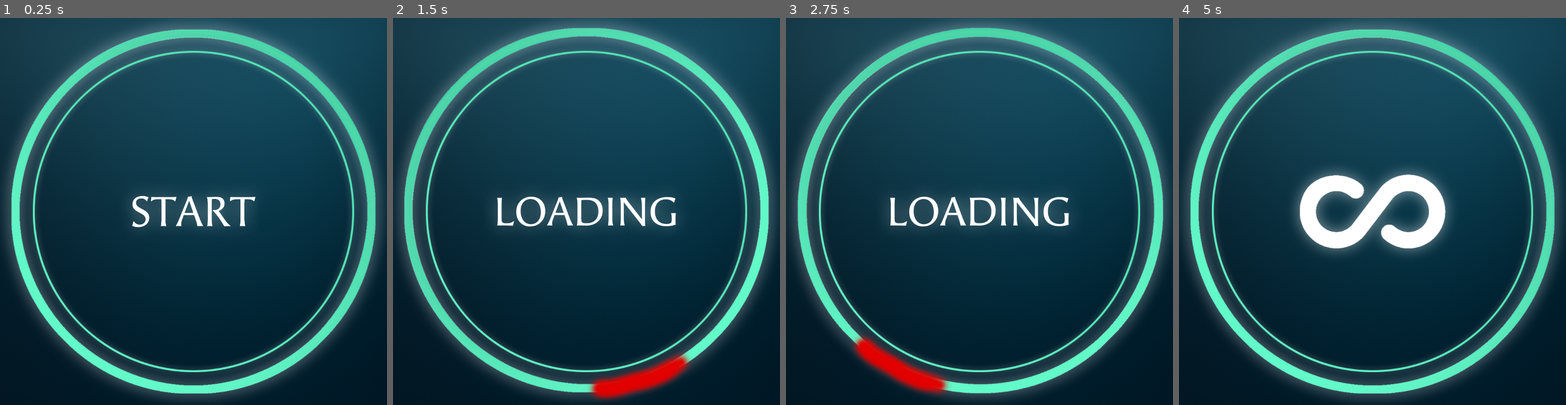
Above: before the commit, frames 1-4 (left to right).
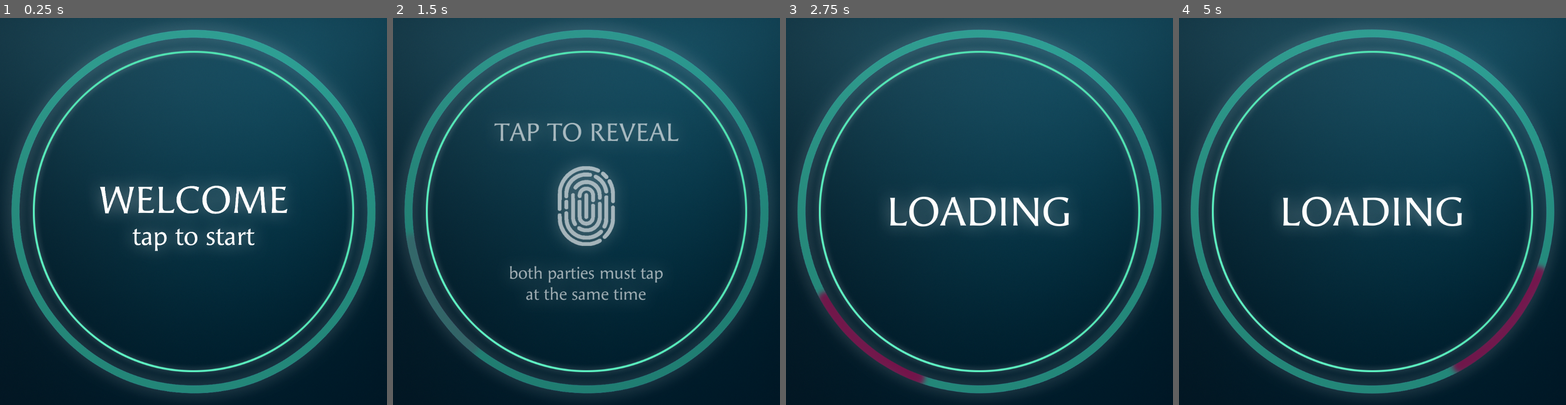
Above: after the commit, the same moments.

Repository: namda-on/jihunnid
Game: Godot game, scene res://scene/display_1.tscn
The game is run twice, just before and just after one commit, with the same random seed, the same clock (stepped at 60 frames per second) and the same inputs.
Inputs (mouse positions are in pixels of both pictures, inside the frame that each line leads up to):
- Up to frame 1 (0.25 s): no input
- Up to frame 2 (1.5 s): click (586, 215) at 0.5 s; click (586, 215) at 1.27 s
- Up to frame 3 (2.75 s): click (979, 215) at 2.02 s
- Up to frame 4 (5 s): move the mouse to (1457, 192) at 2.77 s; click (1457, 192) at 2.92 s; drag from (1295, 230) to (1353, 288) at 3.52 s; move the mouse to (1411, 126) at 4.27 s; click (1411, 126) at 4.42 s

The runs differ from the first frame. In frame 1, 11% of the frame differs, in the area x 2-98%, y 2-98%; in frame 2, 15%, in the area x 2-98%, y 2-99%; in frame 3, 9.6%; in frame 4, 15%.

Commit message:
animation 및 asset 수정

Diff:
--- a/scene/display_1.tscn
+++ b/scene/display_1.tscn
@@ -1,14 +1,16 @@
-[gd_scene load_steps=16 format=3 uid="uid://de0itx3rsuv1j"]
-
+[gd_scene load_steps=22 format=3 uid="uid://de0itx3rsuv1j"]
+
+[ext_resource type="Script" uid="uid://cbp8qr2ay83in" path="res://scripts/main.gd" id="1_1q8ae"]
 [ext_resource type="Script" uid="uid://cet7bqqacmycf" path="res://scripts/texture_button.gd" id="1_p8bbk"]
 [ext_resource type="Texture2D" uid="uid://ca1wuophwrkid" path="res://resources/Background.png" id="3_lrxvb"]
 [ext_resource type="Script" uid="uid://csaem4ryxqq5a" path="res://scripts/image.gd" id="4_ygyl1"]
-[ext_resource type="Texture2D" uid="uid://bv2o47vjq6bd5" path="res://resources/Outline - Big@3x.png" id="5_ygyl1"]
+[ext_resource type="Texture2D" uid="uid://cxpuf3ws5iv8n" path="res://resources/outline-new.png" id="5_mqc1m"]
 [ext_resource type="Texture2D" uid="uid://b8ng78vhtq4dr" path="res://resources/Outline - Small@3x.png" id="6_mqc1m"]
 [ext_resource type="Texture2D" uid="uid://7hpgj7u086d4" path="res://resources/Layer - LOADING.png" id="7_kfbfr"]
-[ext_resource type="Texture2D" uid="uid://b1lb6b3g00laq" path="res://resources/Layer - START@3x.png" id="8_87x68"]
-[ext_resource type="Texture2D" uid="uid://bwm7n88ayusg6" path="res://resources/outline-red.png" id="8_i2wlo"]
+[ext_resource type="Texture2D" uid="uid://02d38uefy00q" path="res://resources/start-nw.png" id="8_87x68"]
 [ext_resource type="Texture2D" uid="uid://c4h3da8m268jt" path="res://resources/Layer - INFINITY.png" id="9_4v7va"]
+[ext_resource type="Texture2D" uid="uid://d22u7121kbvg" path="res://resources/outline-red-new.png" id="9_mqc1m"]
+[ext_resource type="Texture2D" uid="uid://dt65xpm87qs5d" path="res://resources/press.png" id="11_mqc1m"]
 
 [sub_resource type="CircleShape2D" id="CircleShape2D_1q8ae"]
 radius = 540.0
@@ -159,10 +161,46 @@
 "update": 0,
 "values": [Color(1, 1, 1, 1)]
 }
+tracks/12/type = "value"
+tracks/12/imported = false
+tracks/12/enabled = true
+tracks/12/path = NodePath("TextureButton/img/reveal:modulate")
+tracks/12/interp = 1
+tracks/12/loop_wrap = true
+tracks/12/keys = {
+"times": PackedFloat32Array(0),
+"transitions": PackedFloat32Array(1),
+"update": 0,
+"values": [Color(1, 1, 1, 1)]
+}
+tracks/13/type = "value"
+tracks/13/imported = false
+tracks/13/enabled = true
+tracks/13/path = NodePath("TextureButton/img/reveal:visible")
+tracks/13/interp = 1
+tracks/13/loop_wrap = true
+tracks/13/keys = {
+"times": PackedFloat32Array(0),
+"transitions": PackedFloat32Array(1),
+"update": 1,
+"values": [false]
+}
+tracks/14/type = "value"
+tracks/14/imported = false
+tracks/14/enabled = true
+tracks/14/path = NodePath("TextureButton/img/infinite:skew")
+tracks/14/interp = 1
+tracks/14/loop_wrap = true
+tracks/14/keys = {
+"times": PackedFloat32Array(0),
+"transitions": PackedFloat32Array(1),
+"update": 0,
+"values": [0.439823]
+}
 
 [sub_resource type="Animation" id="Animation_kfbfr"]
 resource_name = "clickAnim"
-length = 0.4
+length = 0.6
 tracks/0/type = "value"
 tracks/0/imported = false
 tracks/0/enabled = true
@@ -182,7 +220,7 @@
 tracks/1/interp = 1
 tracks/1/loop_wrap = true
 tracks/1/keys = {
-"times": PackedFloat32Array(0.2, 0.4),
+"times": PackedFloat32Array(0.2, 0.6),
 "transitions": PackedFloat32Array(0.329877, 1),
 "update": 0,
 "values": [Vector2(1, 1e-05), Vector2(1, 1)]
@@ -190,79 +228,119 @@
 tracks/2/type = "value"
 tracks/2/imported = false
 tracks/2/enabled = true
-tracks/2/path = NodePath("TextureButton/img/start:modulate")
+tracks/2/path = NodePath("TextureButton/img/loading:skew")
 tracks/2/interp = 1
 tracks/2/loop_wrap = true
 tracks/2/keys = {
-"times": PackedFloat32Array(0, 0.2),
-"transitions": PackedFloat32Array(1, 1),
-"update": 0,
-"values": [Color(1, 1, 1, 1), Color(1, 1, 1, 0)]
+"times": PackedFloat32Array(0.2, 0.6),
+"transitions": PackedFloat32Array(1, 1),
+"update": 0,
+"values": [0.0, 0.0]
 }
 tracks/3/type = "value"
 tracks/3/imported = false
 tracks/3/enabled = true
-tracks/3/path = NodePath("TextureButton/img/loading:skew")
+tracks/3/path = NodePath("TextureButton/img/loading:modulate")
 tracks/3/interp = 1
 tracks/3/loop_wrap = true
 tracks/3/keys = {
-"times": PackedFloat32Array(0.2, 0.399139),
-"transitions": PackedFloat32Array(1, 1),
-"update": 0,
-"values": [0.0, 0.0]
+"times": PackedFloat32Array(0.2, 0.6),
+"transitions": PackedFloat32Array(1, 1),
+"update": 0,
+"values": [Color(1, 1, 1, 0), Color(1, 1, 1, 1)]
 }
 tracks/4/type = "value"
 tracks/4/imported = false
 tracks/4/enabled = true
-tracks/4/path = NodePath("TextureButton/img/loading:modulate")
+tracks/4/path = NodePath("TextureButton/img/outline-red:modulate")
 tracks/4/interp = 1
 tracks/4/loop_wrap = true
 tracks/4/keys = {
-"times": PackedFloat32Array(0.2, 0.4),
-"transitions": PackedFloat32Array(1, 1),
-"update": 0,
-"values": [Color(1, 1, 1, 0), Color(1, 1, 1, 1)]
+"times": PackedFloat32Array(-0.0333333, 0, 0.6),
+"transitions": PackedFloat32Array(1, 1, 1),
+"update": 0,
+"values": [Color(1, 1, 1, 0), Color(1, 1, 1, 0), Color(1, 1, 1, 1)]
 }
 tracks/5/type = "value"
 tracks/5/imported = false
 tracks/5/enabled = true
-tracks/5/path = NodePath("TextureButton/img/outline-red:modulate")
+tracks/5/path = NodePath("TextureButton/img/outline-red:visible")
 tracks/5/interp = 1
 tracks/5/loop_wrap = true
 tracks/5/keys = {
-"times": PackedFloat32Array(-0.0333333, 0, 0.4),
-"transitions": PackedFloat32Array(1, 1, 1),
-"update": 0,
-"values": [Color(1, 1, 1, 0), Color(1, 1, 1, 0), Color(1, 1, 1, 1)]
+"times": PackedFloat32Array(0, 0.00310114),
+"transitions": PackedFloat32Array(1, 1),
+"update": 1,
+"values": [false, true]
 }
 tracks/6/type = "value"
 tracks/6/imported = false
 tracks/6/enabled = true
-tracks/6/path = NodePath("TextureButton/img/outline-red:visible")
+tracks/6/path = NodePath("TextureButton/img/outline-lg:modulate")
 tracks/6/interp = 1
 tracks/6/loop_wrap = true
 tracks/6/keys = {
-"times": PackedFloat32Array(0, 0.00310114),
-"transitions": PackedFloat32Array(1, 1),
-"update": 1,
-"values": [false, true]
+"times": PackedFloat32Array(0, 0.6),
+"transitions": PackedFloat32Array(1, 1),
+"update": 0,
+"values": [Color(1, 1, 1, 1), Color(1, 1, 1, 0)]
 }
 tracks/7/type = "value"
 tracks/7/imported = false
 tracks/7/enabled = true
-tracks/7/path = NodePath("TextureButton/img/outline-lg:modulate")
+tracks/7/path = NodePath("TextureButton/img/reveal:modulate")
 tracks/7/interp = 1
 tracks/7/loop_wrap = true
 tracks/7/keys = {
-"times": PackedFloat32Array(0, 0.4),
+"times": PackedFloat32Array(0, 0.366667),
 "transitions": PackedFloat32Array(1, 1),
 "update": 0,
 "values": [Color(1, 1, 1, 1), Color(1, 1, 1, 0)]
+}
+
+[sub_resource type="Animation" id="Animation_mqc1m"]
+resource_name = "reveal"
+length = 0.25
+tracks/0/type = "value"
+tracks/0/imported = false
+tracks/0/enabled = true
+tracks/0/path = NodePath("TextureButton/img/reveal:modulate")
+tracks/0/interp = 1
+tracks/0/loop_wrap = true
+tracks/0/keys = {
+"times": PackedFloat32Array(0, 0.25),
+"transitions": PackedFloat32Array(1, 1),
+"update": 0,
+"values": [Color(1, 1, 1, 0), Color(1, 1, 1, 1)]
+}
+tracks/1/type = "value"
+tracks/1/imported = false
+tracks/1/enabled = true
+tracks/1/path = NodePath("TextureButton/img/start:modulate")
+tracks/1/interp = 1
+tracks/1/loop_wrap = true
+tracks/1/keys = {
+"times": PackedFloat32Array(0, 0.25),
+"transitions": PackedFloat32Array(1, 1),
+"update": 0,
+"values": [Color(1, 1, 1, 1), Color(1, 1, 1, 0)]
+}
+tracks/2/type = "value"
+tracks/2/imported = false
+tracks/2/enabled = true
+tracks/2/path = NodePath("TextureButton/img/reveal:visible")
+tracks/2/interp = 1
+tracks/2/loop_wrap = true
+tracks/2/keys = {
+"times": PackedFloat32Array(0, 0.00576286),
+"transitions": PackedFloat32Array(1, 1),
+"update": 1,
+"values": [false, true]
 }
 
 [sub_resource type="Animation" id="Animation_4v7va"]
 resource_name = "rotate"
-length = 0.6
+length = 0.8
 loop_mode = 1
 tracks/0/type = "value"
 tracks/0/imported = false
@@ -271,7 +349,7 @@
 tracks/0/interp = 1
 tracks/0/loop_wrap = false
 tracks/0/keys = {
-"times": PackedFloat32Array(0, 0.4, 0.6),
+"times": PackedFloat32Array(0, 0.5, 0.8),
 "transitions": PackedFloat32Array(1, 1, 0.6),
 "update": 0,
 "values": [0.0, 3.14159, 6.28319]
@@ -279,7 +357,7 @@
 
 [sub_resource type="Animation" id="Animation_ygyl1"]
 resource_name = "showResult"
-length = 0.2
+length = 0.5
 tracks/0/type = "value"
 tracks/0/imported = false
 tracks/0/enabled = true
@@ -287,8 +365,8 @@
 tracks/0/interp = 1
 tracks/0/loop_wrap = true
 tracks/0/keys = {
-"times": PackedFloat32Array(0, 0.2),
-"transitions": PackedFloat32Array(1, 0.353553),
+"times": PackedFloat32Array(0, 0.5),
+"transitions": PackedFloat32Array(0.203063, 0.0544094),
 "update": 0,
 "values": [Vector2(1, 1e-05), Vector2(1, 1)]
 }
@@ -299,7 +377,7 @@
 tracks/1/interp = 1
 tracks/1/loop_wrap = true
 tracks/1/keys = {
-"times": PackedFloat32Array(0, 0.2),
+"times": PackedFloat32Array(0, 0.4),
 "transitions": PackedFloat32Array(1, 0.3),
 "update": 0,
 "values": [Color(1, 1, 1, 0), Color(1, 1, 1, 1)]
@@ -316,16 +394,66 @@
 "update": 1,
 "values": [false, true]
 }
+tracks/3/type = "value"
+tracks/3/imported = false
+tracks/3/enabled = true
+tracks/3/path = NodePath("TextureButton/img/infinite:skew")
+tracks/3/interp = 1
+tracks/3/loop_wrap = true
+tracks/3/keys = {
+"times": PackedFloat32Array(0, 0.3),
+"transitions": PackedFloat32Array(0.133972, 1),
+"update": 0,
+"values": [0.698132, 0.0]
+}
 
 [sub_resource type="AnimationLibrary" id="AnimationLibrary_4v7va"]
 _data = {
 &"RESET": SubResource("Animation_i2wlo"),
 &"clickAnim": SubResource("Animation_kfbfr"),
+&"reveal": SubResource("Animation_mqc1m"),
 &"rotate": SubResource("Animation_4v7va"),
 &"showResult": SubResource("Animation_ygyl1")
 }
 
+[sub_resource type="Animation" id="Animation_87x68"]
+resource_name = "fade_in"
+tracks/0/type = "value"
+tracks/0/imported = false
+tracks/0/enabled = true
+tracks/0/path = NodePath("img/loading:modulate")
+tracks/0/interp = 1
+tracks/0/loop_wrap = true
+tracks/0/keys = {
+"times": PackedFloat32Array(0, 0.50178),
+"transitions": PackedFloat32Array(1, 1),
+"update": 0,
+"values": [Color(1, 1, 1, 0), Color(1, 1, 1, 1)]
+}
+
+[sub_resource type="Animation" id="Animation_1oc7p"]
+length = 0.001
+tracks/0/type = "value"
+tracks/0/imported = false
+tracks/0/enabled = true
+tracks/0/path = NodePath("img/loading:modulate")
+tracks/0/interp = 1
+tracks/0/loop_wrap = true
+tracks/0/keys = {
+"times": PackedFloat32Array(0),
+"transitions": PackedFloat32Array(1),
+"update": 0,
+"values": [Color(1, 1, 1, 0)]
+}
+
+[sub_resource type="AnimationLibrary" id="AnimationLibrary_lfrk2"]
+_data = {
+&"RESET": SubResource("Animation_1oc7p"),
+&"fade_in": SubResource("Animation_87x68")
+}
+
 [node name="display1" type="Node2D"]
+script = ExtResource("1_1q8ae")
 
 [node name="CollisionShape2D" type="CollisionShape2D" parent="."]
 visible = false
@@ -346,6 +474,11 @@
 &"": SubResource("AnimationLibrary_4v7va")
 }
 
+[node name="AnimationPlayer2" type="AnimationPlayer" parent="TextureButton"]
+libraries = {
+&"": SubResource("AnimationLibrary_lfrk2")
+}
+
 [node name="img" type="Sprite2D" parent="TextureButton"]
 position = Vector2(818, 738)
 texture = ExtResource("3_lrxvb")
@@ -353,7 +486,7 @@
 
 [node name="outline-lg" type="Sprite2D" parent="TextureButton/img"]
 scale = Vector2(0.35, 0.35)
-texture = ExtResource("5_ygyl1")
+texture = ExtResource("5_mqc1m")
 
 [node name="outline-sm" type="Sprite2D" parent="TextureButton/img"]
 scale = Vector2(0.35, 0.35)
@@ -361,22 +494,31 @@
 
 [node name="loading" type="Sprite2D" parent="TextureButton/img"]
 visible = false
+modulate = Color(1, 1, 1, 0)
 scale = Vector2(0.1, 0.1)
 texture = ExtResource("7_kfbfr")
 
 [node name="start" type="Sprite2D" parent="TextureButton/img"]
+position = Vector2(0, 17)
 scale = Vector2(0.35, 0.35)
 texture = ExtResource("8_87x68")
 
 [node name="outline-red" type="Sprite2D" parent="TextureButton/img"]
 visible = false
-scale = Vector2(1.05, 1.05)
-texture = ExtResource("8_i2wlo")
+scale = Vector2(0.35, 0.35)
+texture = ExtResource("9_mqc1m")
 
 [node name="infinite" type="Sprite2D" parent="TextureButton/img"]
 visible = false
+position = Vector2(2, 1)
 scale = Vector2(1, 1e-05)
+skew = 0.439823
 texture = ExtResource("9_4v7va")
+
+[node name="reveal" type="Sprite2D" parent="TextureButton/img"]
+visible = false
+scale = Vector2(0.35, 0.35)
+texture = ExtResource("11_mqc1m")
 
 [node name="Camera2D" type="Camera2D" parent="."]
 
--- a/scripts/image.gd
+++ b/scripts/image.gd
@@ -5,22 +5,29 @@
 @onready var outline_red = $"outline-red"
 @onready var infinite = $infinite
 @onready var outline_lg = $"outline-lg"
+@onready var anim_player = get_parent().get_node("AnimationPlayer")
+
+var mode = 'ready'
+
+func show_reveal() -> void:
+	print("show reveal")
+	mode = 'reveal'
+	anim_player.play("reveal")
 
 func show_result() -> void:
-	print("switch Scene")
+	mode = "result"
 	loading_text.visible = false
 	outline_red.visible = false
 	infinite.visible = true
 	outline_lg.modulate = Color(1,1,1,1)
-	var anim_player = get_parent().get_node("AnimationPlayer")
 	anim_player.play("showResult")
 
 func reset() -> void:
-	var anim_player = get_parent().get_node("AnimationPlayer")
 	anim_player.play("RESET")
-	#start_text.visible = true
-	#start_text.modulate = Color(1,1,1,1)
-	#loading_text.visible = false
-	#outline_red.visible = false
-	#infinite.visible = false
-	#get_parent().disabled = false
+	start_text.visible = true
+	start_text.modulate = Color(1,1,1,1)
+	loading_text.visible = false
+	outline_red.visible = false
+	infinite.visible = false
+	get_parent().disabled = false
+	mode="ready"
--- a/scripts/texture_button.gd
+++ b/scripts/texture_button.gd
@@ -1,18 +1,30 @@
 extends TextureButton
 
 @onready var anim_player = $AnimationPlayer
+@onready var anim_player2 = $AnimationPlayer2
 @onready var loading_text = $img/loading
 @onready var outline_red = $"img/outline-red"
 @onready var infinite = $img/infinite
 @onready var img = $img
 
+
 func _on_pressed() -> void:
+	if anim_player.is_playing():
+		return
+
 	disabled = true
-	anim_player.play("clickAnim")
+	if img.mode == "ready":
+		print("reveal")
+		img.show_reveal()
+	elif img.mode == "reveal":
+		print("clickAnim")
+		anim_player.play("clickAnim")
+		#anim_player2.play("fade_in")
 
 func _on_animation_player_animation_finished(anim_name: StringName) -> void:
+	disabled = false
 	if anim_name == "clickAnim":
 		anim_player.play("rotate")
-		await get_tree().create_timer(3).timeout
+		await get_tree().create_timer(10).timeout
 		anim_player.stop()
 		img.show_result()
Binary file added: resources/outline-new.png
Not shown, added: resources/outline-new.png.import
Binary file added: resources/outline-red-new.png
Not shown, added: resources/outline-red-new.png.import
Binary file changed: resources/outline-red.png
Not shown, changed: resources/outline-red.png.import
Binary file added: resources/press.png
Not shown, added: resources/press.png.import
Binary file added: resources/start-nw.png
Not shown, added: resources/start-nw.png.import
Not shown, changed: build/jihunnid.pck
